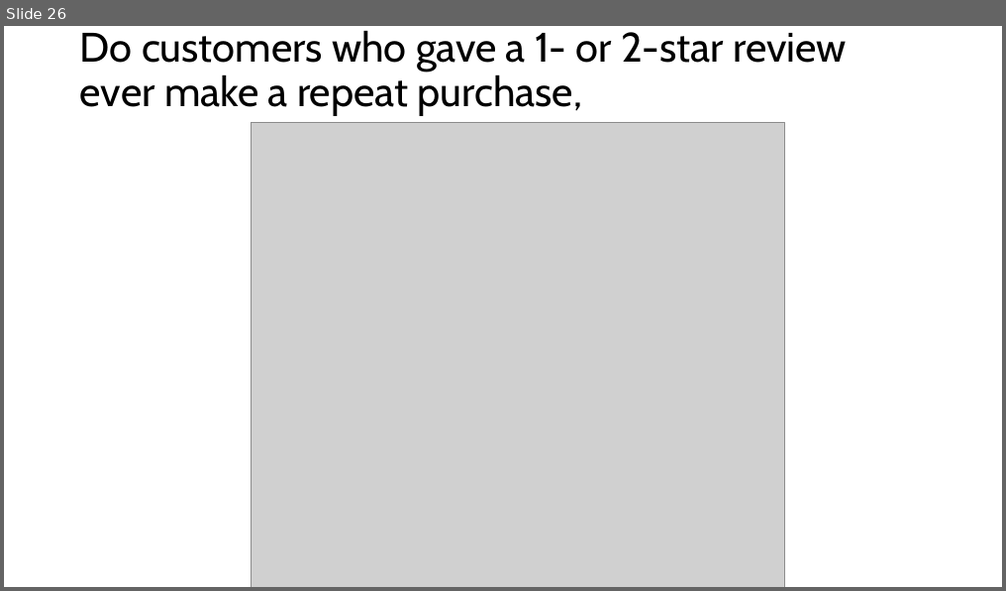
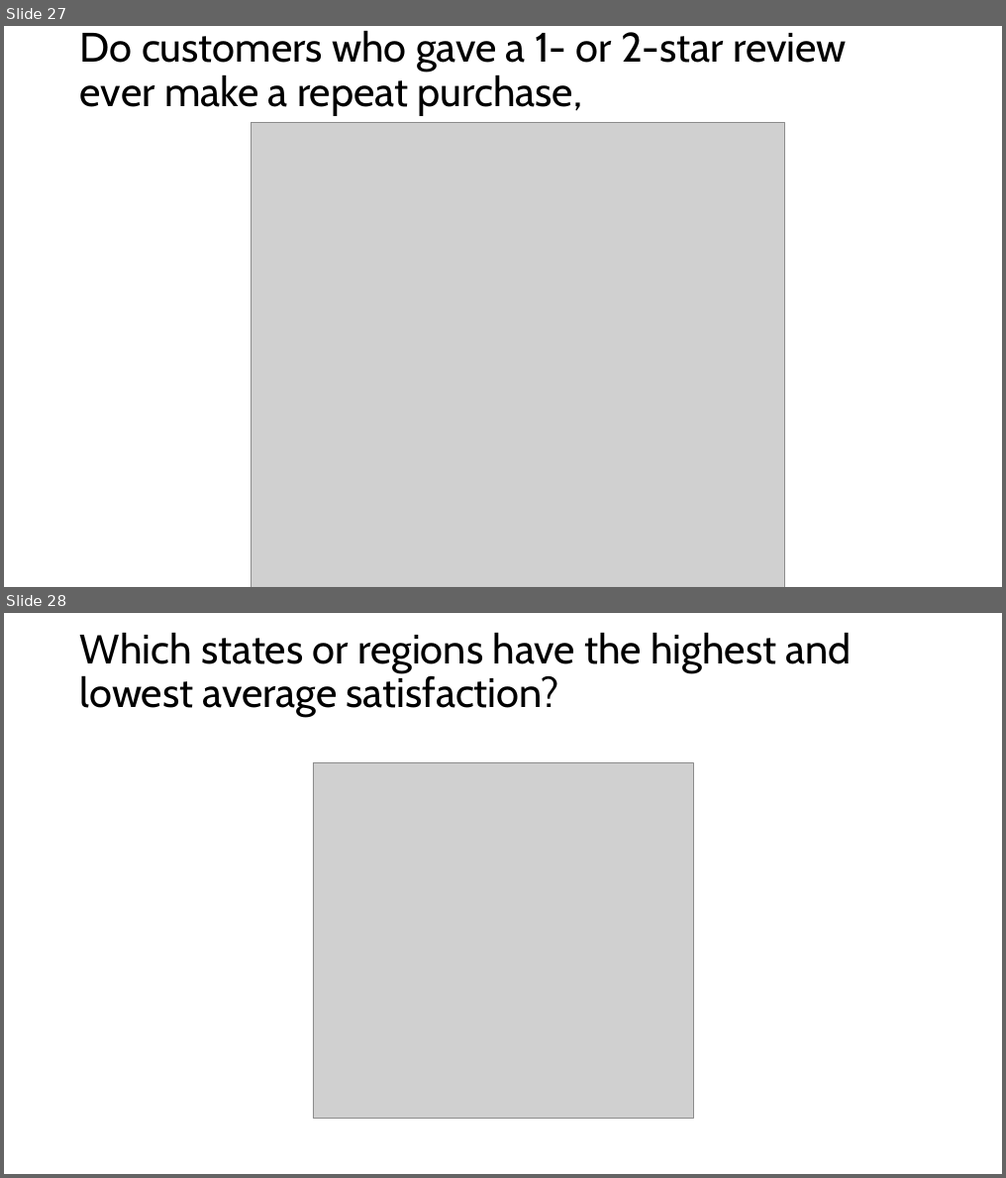
Before and after one commit to Sired1m/data_sprint_olist_G1, a slide deck: Olist Project updated.pptx. Shown one above the other, each under a label of ours: slide 26 before the commit, slides 27 and 28 after it. The pictures are 1006x591 and 1006x1178 pixels, drawn with LibreOffice and Linux fonts; fonts in the diff are those of the drawing; grey boxes stand for pictures. Boxes give left, top, right and bottom in pixels: in the first picture for what was removed or moved away, otherwise in the second. Text is boxed around its words. In the diff, an @@ line names an element or a change of style, - is before the commit and + after.

```diff
--- a/Olist Project updated.pptx
+++ b/Olist Project updated.pptx
@@ slide 28 added at bbox=[4, 613, 1002, 1174], background #FFFFFF @@
@@ title added at bbox=[80, 632, 851, 718], 39.6 pt, text #000000 @@
+Which states or regions have the highest and lowest average satisfaction?
@@ picture added at bbox=[313, 762, 693, 1119] @@
@@ what was slide 26 is now slide 27 @@
```
Also in this commit, not shown: 2 slides changed, 9 other slides added, 1 other file.
